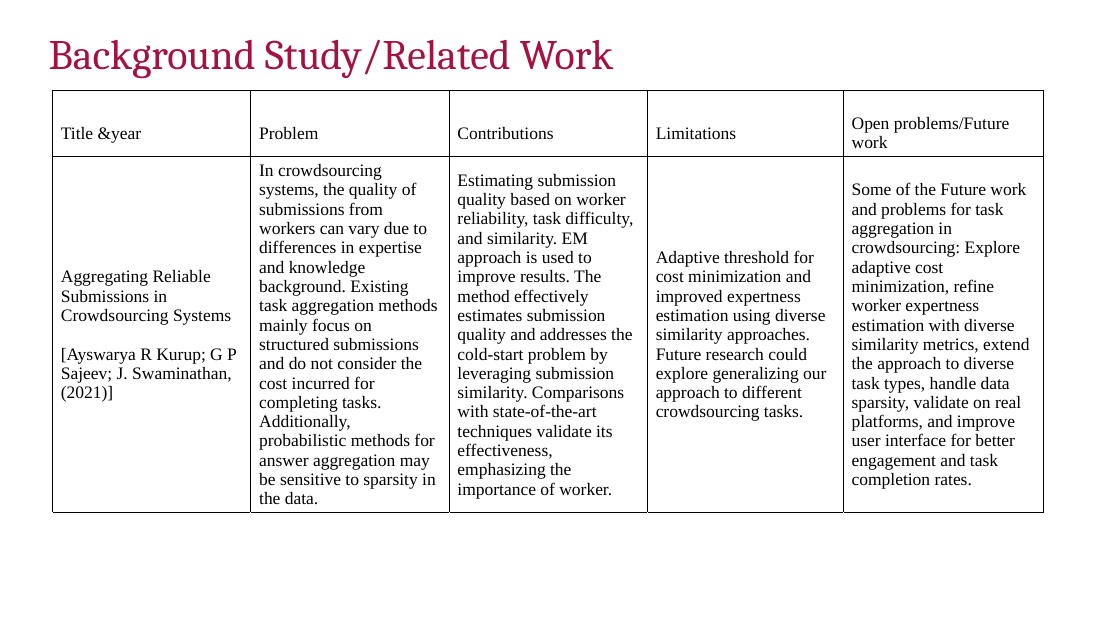
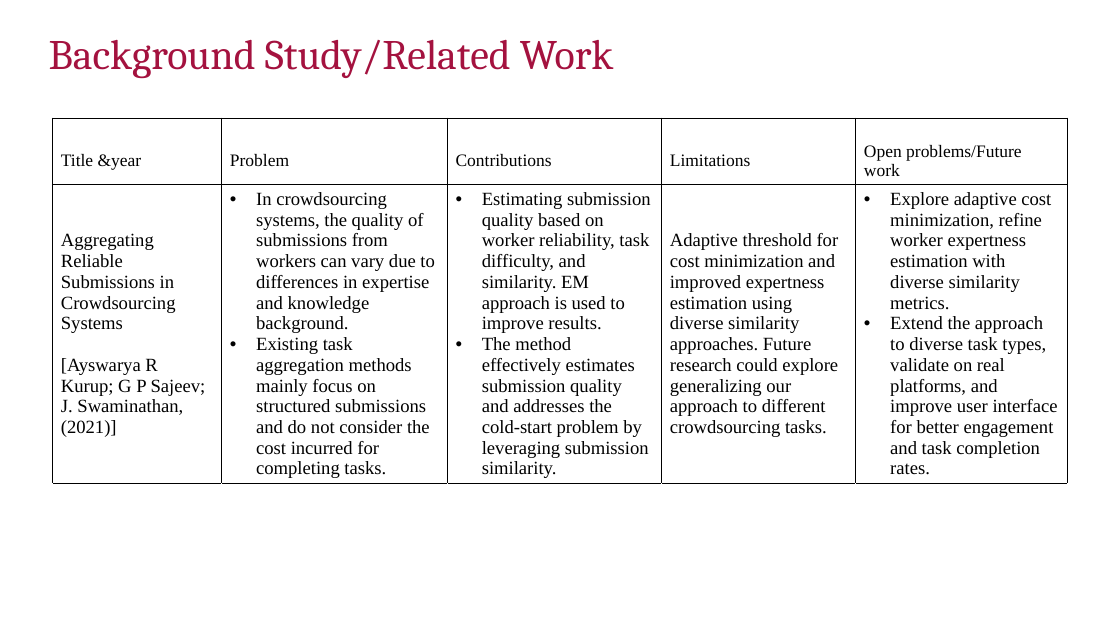
Before and after one commit to manikantathota23/Effective-Task-Allocation-and-Failure-detection, a slide deck: slide 5 of Documentation/First_review_D6.pptx. Drawn at 1120x630 pixels with LibreOffice and Linux fonts; fonts in the diff are those of the drawing; background and template pictures are left out. Boxes give left, top, right and bottom in pixels: in the first picture for what was removed or moved away, otherwise in the second. Text is boxed around its words. In the diff, an @@ line names an element or a change of style, - is before the commit and + after.

```diff
--- a/Documentation/First_review_D6.pptx
+++ b/Documentation/First_review_D6.pptx
@@ table at bbox=[52, 118, 1067, 545] @@
-row 2: Aggregating Reliable Submissions in Crowdsourcing Systems / [Ayswarya R Kurup; G P Sajeev; J. Swaminathan, (2021)] | In crowdsourcing systems, the quality of submissions from workers can vary due to differences in expertise and knowledge background. Existing task aggregation methods mainly focus on structured submissions and do not consider the cost incurred for completing tasks. Additionally, probabilistic methods for answer aggregation may be sensitive to sparsity in the data. | Estimating submission quality based on worker reliability, task difficulty, and similarity. EM approach is used to improve results. The method effectively estimates submission quality and addresses the cold-start problem by leveraging submission similarity. Comparisons with state-of-the-art techniques validate its effectiveness, emphasizing the importance of worker. | Adaptive threshold for cost minimization and improved expertness estimation using diverse similarity approaches. Future research could explore generalizing our approach to different crowdsourcing tasks. | Some of the Future work and problems for task aggregation in crowdsourcing: Explore adaptive cost minimization, refine worker expertness estimation with diverse similarity metrics, extend the approach to diverse task types, handle data sparsity, validate on real platforms, and improve user interface for better engagement and task completion rates.
+row 2: Aggregating Reliable Submissions in Crowdsourcing Systems / [Ayswarya R Kurup; G P Sajeev; J. Swaminathan, (2021)] | In crowdsourcing systems, the quality of submissions from workers can vary due to differences in expertise and knowledge background. / Existing task aggregation methods mainly focus on structured submissions and do not consider the cost incurred for completing tasks. | Estimating submission quality based on worker reliability, task difficulty, and similarity. EM approach is used to improve results. / The method effectively estimates submission quality and addresses the cold-start problem by leveraging submission similarity. | Adaptive threshold for cost minimization and improved expertness estimation using diverse similarity approaches. Future research could explore generalizing our approach to different crowdsourcing tasks. | Explore adaptive cost minimization, refine worker expertness estimation with diverse similarity metrics. / Extend the approach to diverse task types, validate on real platforms, and improve user interface for better engagement and task completion rates.
@@ size 15 to 16 pt in "Aggregating Reliable Submissions in Crowdsourcing Systems", "[Ayswarya R Kurup; G P Sajeev; J. ...", "Adaptive threshold for cost minimization and improved ..." @@
@@ table: place and size @@
-table at bbox=[52, 91, 1044, 582]
+table at bbox=[52, 118, 1067, 545]
```
Also in this commit, not shown: 8 other slides changed, 2 slides added, 1 other file.
